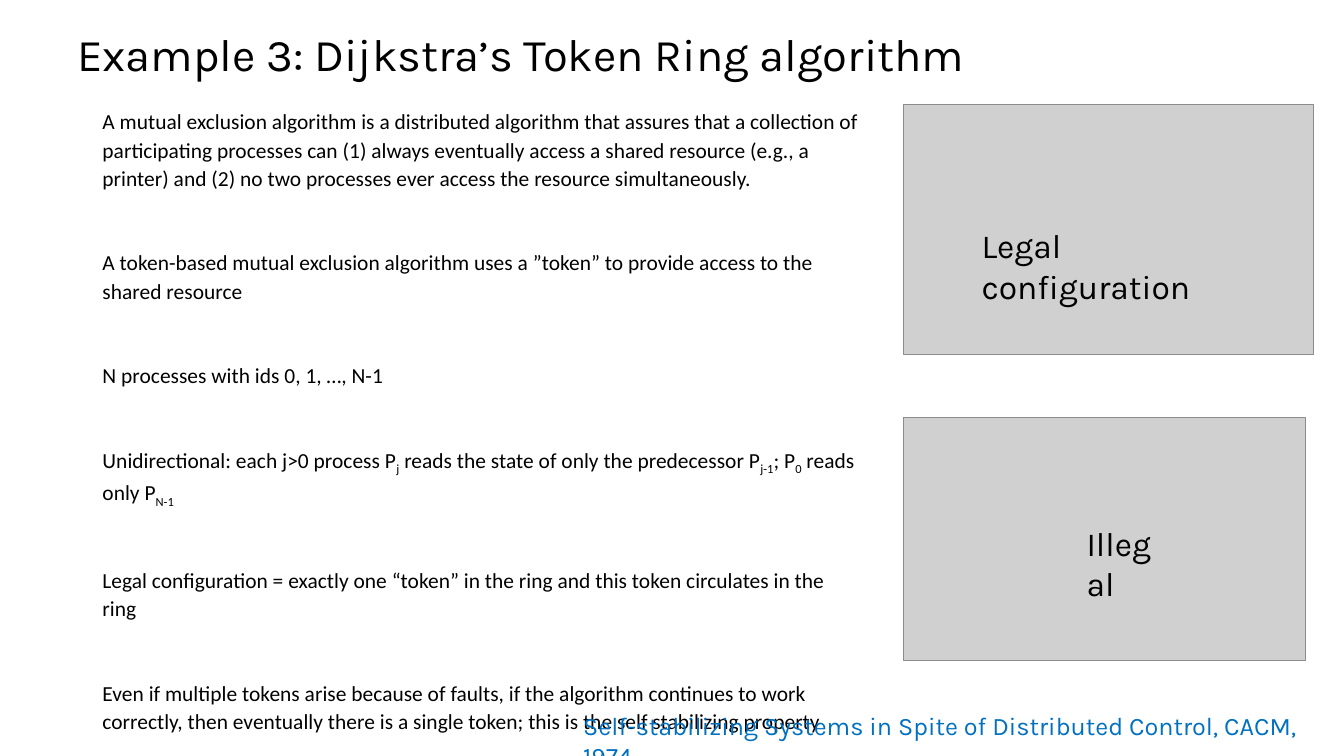
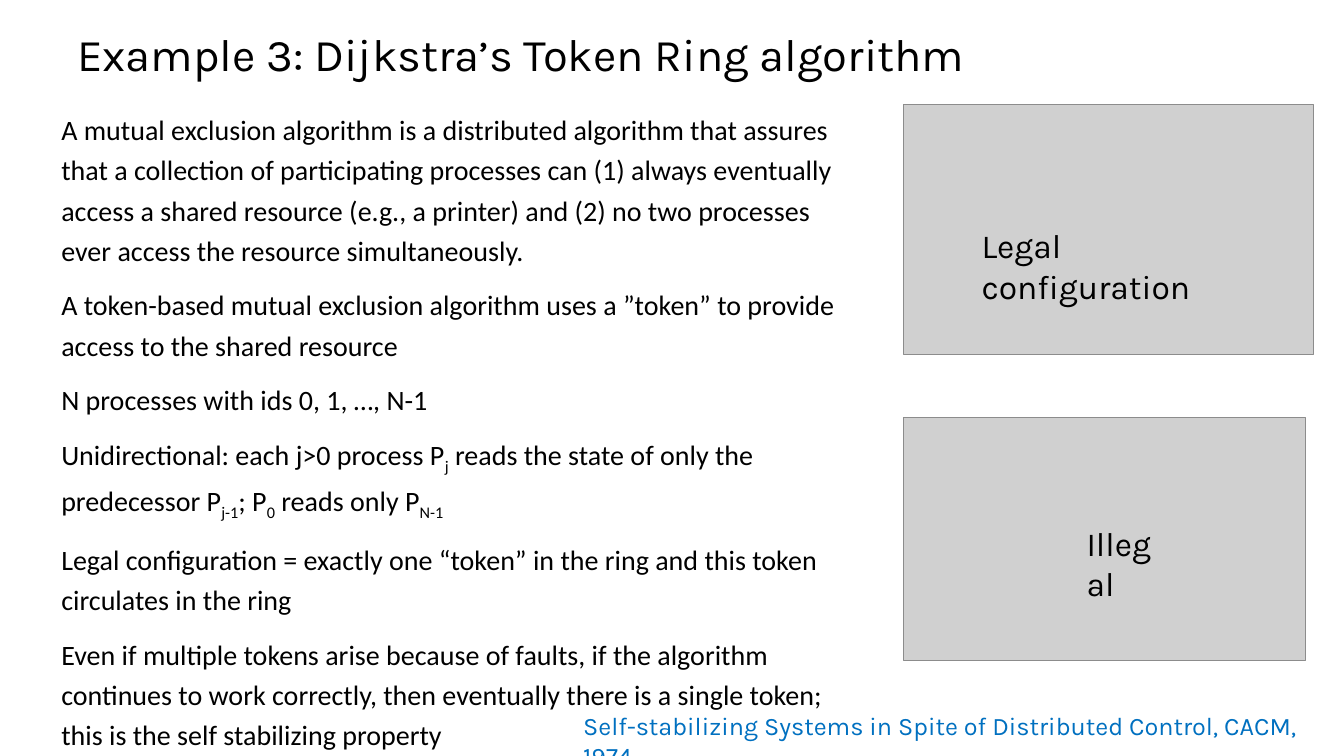
Before and after one commit to sayanmitracode/cpsbooksite, a slide deck: slide 4 of Slides/2025/L2_AutomataReach.pptx (slide 2 before the commit). Drawn at 1344x756 pixels with LibreOffice and Linux fonts; fonts in the diff are those of the drawing; grey boxes stand for pictures. Boxes give left, top, right and bottom in pixels: in the first picture for what was removed or moved away, otherwise in the second. Text is boxed around its words. In the diff, an @@ line names an element or a change of style, - is before the commit and + after.

```diff
--- a/Slides/2025/L2_AutomataReach.pptx
+++ b/Slides/2025/L2_AutomataReach.pptx
@@ text "A mutual exclusion algorithm is ...": place and size @@
-text "A mutual exclusion algorithm is ..." at (102,114,857,735)
+text "A mutual exclusion algorithm is ..." at (61,120,833,710)
@@ text "A mutual exclusion algorithm is ..." at (61,120,833,710): size 15.3 to 20 pt; line spacing 1.1 to 1.2 @@
```
Also in this commit, not shown: 4 other slides changed, 2 slides added, 2 other files.
